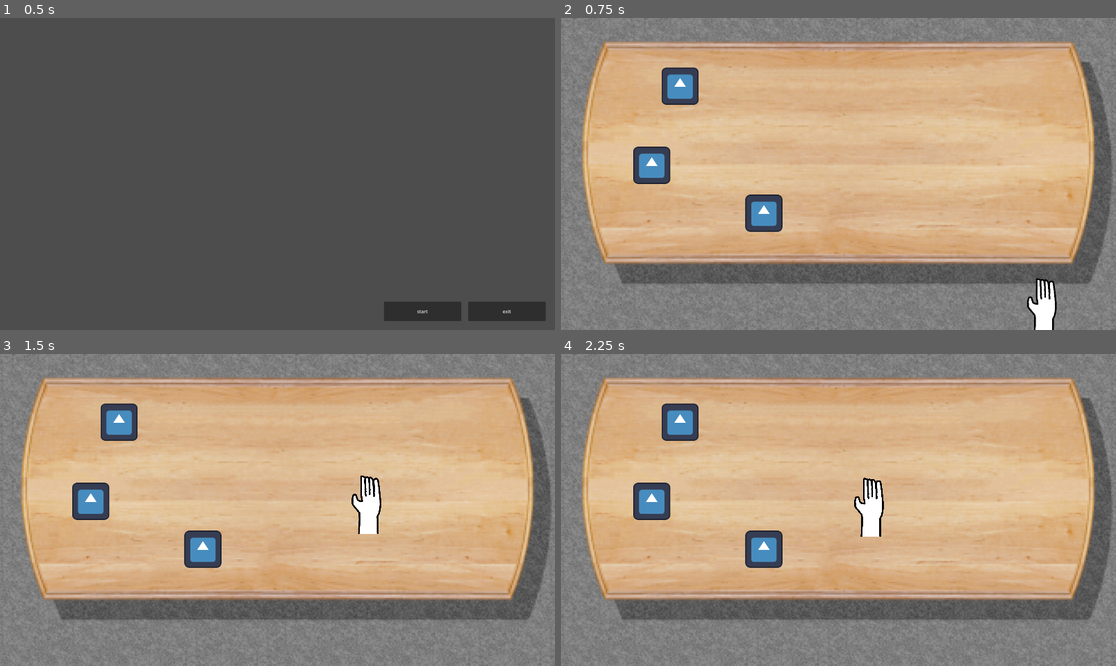
Above: before the commit, frames 1-4 (two rows, left to right).
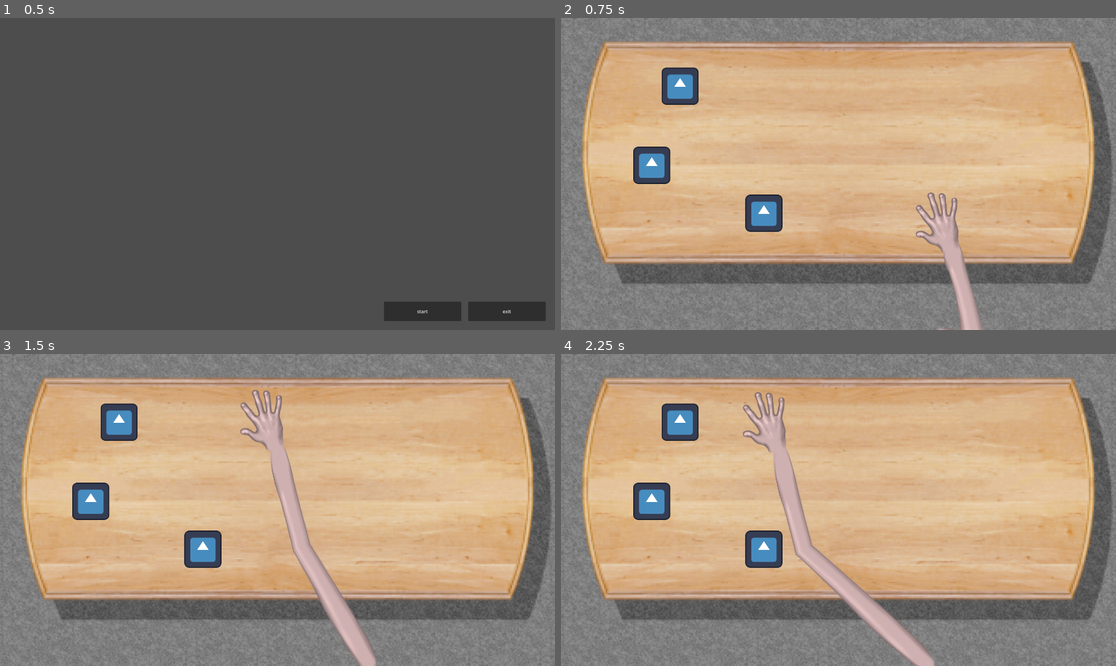
Above: after the commit, the same moments.

Repository: Hesuvius/LOST_CONTROL
Game: Godot game, scene res://menu/menu.tscn
Same seed, same stepped clock (60 frames per second), same inputs: the game is played once before the commit and once after it. The engine's default icon, where the game draws it, is replaced by a stand-in: a white triangle on a blue panel in a dark square.
Inputs (mouse positions are in pixels of both pictures, inside the frame that each line leads up to):
- Up to frame 1 (0.5 s): no input
- Up to frame 2 (0.75 s): click "start" at 0.5 s
- Up to frame 3 (1.5 s): tap Enter at 1.25 s; move the mouse to (305, 510) at 1.27 s; click (305, 510) at 1.42 s
- Up to frame 4 (2.25 s): tap Space at 2 s; move the mouse to (810, 510) at 2.02 s; click (810, 510) at 2.17 s

Frame 1 is identical in both runs. In frame 2, 2.4% of the frame differs, in the area x 63-90%, y 55-100%; in frame 3, 4.2%; in frame 4, 4.5%, in the area x 32-68%, y 12-100%.

Commit message:
käsin tehty

Diff:
--- a/Lost Control/hand.gd
+++ b/Lost Control/hand.gd
@@ -1,54 +1,30 @@
 extends CharacterBody2D
 
-@onready var collision_polygon = $CollisionPolygon2D
+@onready var collision_shape = $CollisionShape2D
+@onready var arm = $Arm
 
 
 func _ready():
 	Input.set_mouse_mode(Input.MOUSE_MODE_CAPTURED)
 
 
-func clamp_position():
+func update_position(relative_movement):
 	var viewport_rect = get_viewport_rect()
 	var bottom_right = viewport_rect.end
 
-	var polygon_measurements = calculate_polygon_measurements(collision_polygon.polygon)
+	var radius = collision_shape.shape.radius
+	var scale = collision_shape.scale.x
 
-	var min_x = (polygon_measurements[0].x * -1) * collision_polygon.scale.x
-	var min_y = (polygon_measurements[0].y * -1) * collision_polygon.scale.y
-	var max_x = bottom_right.x - (polygon_measurements[1].x * collision_polygon.scale.x)
-	var max_y = bottom_right.y - (polygon_measurements[1].y * collision_polygon.scale.y)
+	var min = (radius * scale) / 2
+	var max_x = bottom_right.x - (radius * scale)
+	var max_y = bottom_right.y - (radius * scale)
 
-	var current_pos = position
-
-	position.x = clamp(current_pos.x, min_x, max_x)
-	position.y = clamp(current_pos.y, min_y, max_y)
-
-
-func calculate_polygon_measurements(polygon_points):
-	var x_coords = []
-	var y_coords = []
-	for point in polygon_points:
-		x_coords.append(point.x)
-		y_coords.append(point.y)
-
-	var min_x = INF
-	var max_x = -INF
-	var min_y = INF
-	var max_y = -INF
-
-	for x in x_coords:
-		if x < min_x:
-			min_x = x
-		if x > max_x:
-			max_x = x
-
-	for y in y_coords:
-		if y < min_y:
-			min_y = y
-		if y > max_y:
-			max_y = y
-
-	return [Vector2(min_x, min_y), Vector2(max_x, max_y)]
+	var old_x = position.x
+	position.x = clamp(position.x + relative_movement.x, min, max_x)
+	var old_y = position.y
+	position.y = clamp(position.y + relative_movement.y, min, max_y)
+	var old_point = arm.points[0]
+	arm.points[0] = Vector2(old_point.x + old_x - position.x, old_point.y + old_y - position.y)
 
 
 func _input(event):
@@ -60,8 +36,5 @@
 				Input.set_mouse_mode(Input.MOUSE_MODE_CAPTURED)
 	if event is InputEventMouseMotion:
 		if Input.get_mouse_mode() == Input.MOUSE_MODE_CAPTURED:
-			var relative_movement = event.relative
-			position.x = position.x + relative_movement.x
-			position.y = position.y + relative_movement.y
-			clamp_position()
+			update_position(event.relative)
 	pass
--- a/Lost Control/main.tscn
+++ b/Lost Control/main.tscn
@@ -1,12 +1,16 @@
-[gd_scene load_steps=7 format=3 uid="uid://cae4ax4c544ox"]
+[gd_scene load_steps=9 format=3 uid="uid://cae4ax4c544ox"]
 
 [ext_resource type="Script" path="res://drag-and-drop.gd" id="1_cqr2q"]
 [ext_resource type="Texture2D" uid="uid://de05233hfjaay" path="res://graphics/icon.svg" id="2_wffpi"]
+[ext_resource type="Texture2D" uid="uid://dorstl5hmkul6" path="res://graphics/hand_colored.png" id="3_bnre2"]
 [ext_resource type="Texture2D" uid="uid://csphecbx8q5yu" path="res://graphics/scene.png" id="3_r6fis"]
-[ext_resource type="Texture2D" uid="uid://bc7wjkpqlkmcg" path="res://graphics/hand.png" id="4_52b5v"]
 [ext_resource type="Script" path="res://hand.gd" id="4_r86g5"]
+[ext_resource type="Texture2D" uid="uid://bq71g4yymlmot" path="res://graphics/arm_colored.png" id="4_xob2e"]
 
 [sub_resource type="CircleShape2D" id="CircleShape2D_lpb0i"]
+
+[sub_resource type="CircleShape2D" id="CircleShape2D_socay"]
+radius = 69.26
 
 [node name="Main" type="Node2D"]
 metadata/_edit_lock_ = true
@@ -18,21 +22,6 @@
 position = Vector2(960, 540)
 scale = Vector2(2, 2)
 texture = ExtResource("3_r6fis")
-metadata/_edit_lock_ = true
-
-[node name="Hand" type="CharacterBody2D" parent="."]
-position = Vector2(1678, 1001)
-script = ExtResource("4_r86g5")
-
-[node name="Sprite2D" type="Sprite2D" parent="Hand"]
-z_index = 2
-scale = Vector2(0.2, 0.2)
-texture = ExtResource("4_52b5v")
-metadata/_edit_lock_ = true
-
-[node name="CollisionPolygon2D" type="CollisionPolygon2D" parent="Hand"]
-scale = Vector2(0.2, 0.2)
-polygon = PackedVector2Array(150, -403.3, 150, -391, 170, -255.1, 170, -240, 177.8, -153, 178.8, -153, 188, -83.1, 188, 26, 186.8, 26, 175, 80, -30, 100, -225, 95, -264, 84, -264.9, 84, -296, 50.8, -296, 48.6, -328, 3.59998, -328, -3.60001, -331, -18.8, -331, -64, -332, -106, -330.9, -106, -329.9, -121, -328.5, -121, -319.6, -157, -318.3, -157, -310.3, -175, -308.9, -175, -295.8, -187, -289.3, -187, -280.3, -190, -269.9, -190, -260, -188.8, -260, -187.5, -249, -184.5, -249, -182.9, -233, -167.9, -233, -165.6, -228, -157.6, -228, -152, -221.5, -125, -220.6, -125, -207.6, -90, -190.5, -81, -185.8, -81, -167, -76.5, -167, -81.7, -182, -170.8, -182, -233.1, -179, -256.3, -179, -396)
 metadata/_edit_lock_ = true
 
 [node name="Items" type="Node" parent="."]
@@ -82,6 +71,29 @@
 shape = SubResource("CircleShape2D_lpb0i")
 metadata/_edit_lock_ = true
 
+[node name="Player" type="CharacterBody2D" parent="."]
+z_index = 100
+position = Vector2(1314, 707)
+script = ExtResource("4_r86g5")
+
+[node name="Arm" type="Line2D" parent="Player"]
+position = Vector2(-1314, -707)
+points = PackedVector2Array(1292, 1096, 1437, 1151, 1351, 767)
+width = 80.0
+texture = ExtResource("4_xob2e")
+texture_mode = 2
+
+[node name="Hand" type="Sprite2D" parent="Player"]
+position = Vector2(-7.7, 4.75)
+rotation = -0.31765
+scale = Vector2(2, 2)
+texture = ExtResource("3_bnre2")
+metadata/_edit_lock_ = true
+
+[node name="CollisionShape2D" type="CollisionShape2D" parent="Player"]
+shape = SubResource("CircleShape2D_socay")
+metadata/_edit_lock_ = true
+
 [connection signal="body_entered" from="Items/Icon/Area2D" to="Items/Icon" method="_on_area_2d_body_entered"]
 [connection signal="body_exited" from="Items/Icon/Area2D" to="Items/Icon" method="_on_area_2d_body_exited"]
 [connection signal="body_entered" from="Items/Icon2/Area2D" to="Items/Icon2" method="_on_area_2d_body_entered"]
Binary file added: Lost Control/graphics/arm_colored.png
Not shown, added: Lost Control/graphics/arm_colored.png.import
Binary file removed: Lost Control/graphics/hand.png
Binary file added: Lost Control/graphics/hand_colored.png
Not shown, changed: Lost Control/graphics/hand_colored.png.import
